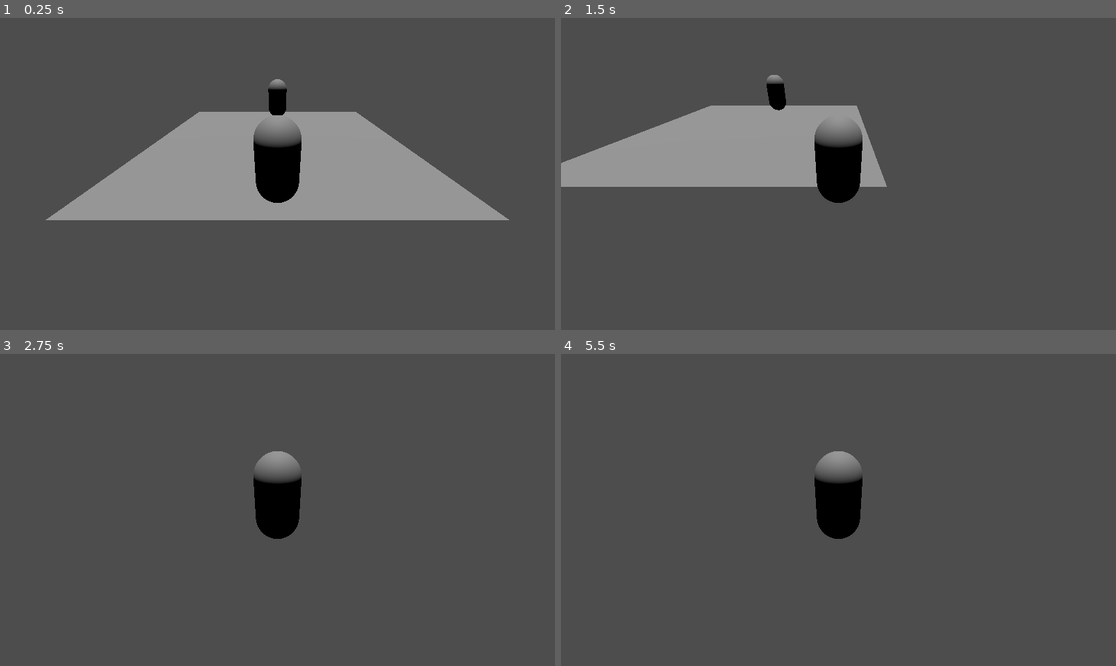
Above: before the commit, frames 1-4 (two rows, left to right).
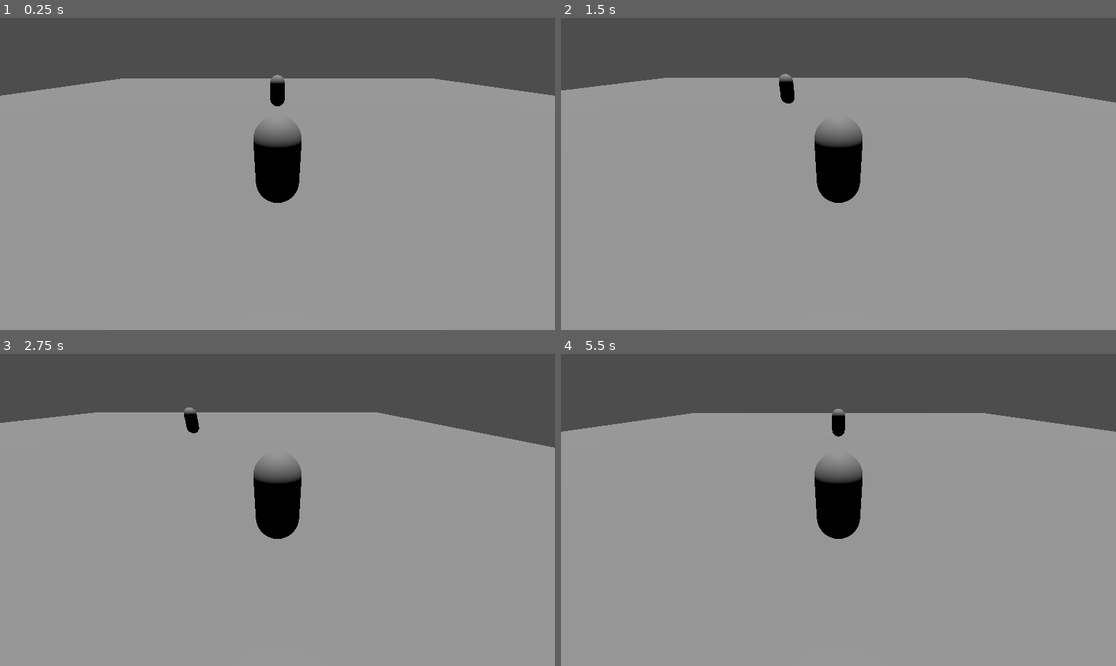
Above: after the commit, the same moments.

Repository: GCidon/ARPG
Game: Godot game, scene res://Scenes/world.tscn
Two runs of this game, one before a commit and one after it. Both use one fixed random seed, a clock stepped at 60 frames per second and the inputs below.
Inputs:
- Up to frame 1 (0.25 s): no input
- Up to frame 2 (1.5 s): tap Enter at 0.5 s; hold D (right) 0.53-1.28 s; hold S (down) from 1.28 s (still down)
- Up to frame 3 (2.75 s): release S (down) at 2.03 s; hold D (right) from 2.03 s (still down)
- Up to frame 4 (5.5 s): release D (right) at 2.78 s; hold W (up) 2.78-3.53 s; hold A (left) 3.53-5.03 s; hold S (down) from 5.03 s (still down)

The runs differ from the first frame. In frame 1, 60% of the frame differs, in the area x 0-100%, y 18-100%; in frame 2, 67%; in frame 3, 77%; in frame 4, 78%, in the area x 0-100%, y 17-100%.

Commit message:
Mejor herencia

Diff:
--- a/Scenes/Character/player.tscn
+++ b/Scenes/Character/player.tscn
@@ -6,9 +6,6 @@
 [sub_resource type="CapsuleShape3D" id="CapsuleShape3D_j7kxu"]
 
 [sub_resource type="CapsuleMesh" id="CapsuleMesh_ncbvj"]
-
-[sub_resource type="SphereShape3D" id="SphereShape3D_6lmxe"]
-radius = 5.0
 
 [node name="Player" type="Node3D"]
 
@@ -26,8 +23,3 @@
 
 [node name="CameraPOV" type="Camera3D" parent="CharacterBody3D/Mount"]
 transform = Transform3D(1, 0, 0, 0, 0.866026, 0.5, 0, -0.5, 0.866026, 0, 2, 4)
-
-[node name="DetectionArea" type="Area3D" parent="CharacterBody3D"]
-
-[node name="CollisionShape3D" type="CollisionShape3D" parent="CharacterBody3D/DetectionArea"]
-shape = SubResource("SphereShape3D_6lmxe")
--- a/Scenes/Enemy/enemy.tscn
+++ b/Scenes/Enemy/enemy.tscn
@@ -1,13 +1,10 @@
-[gd_scene load_steps=6 format=3 uid="uid://dfa4ufvkwxcby"]
+[gd_scene load_steps=5 format=3 uid="uid://dfa4ufvkwxcby"]
 
 [ext_resource type="Script" path="res://Scripts/Enemy/enemy.gd" id="1_fpsvg"]
 
 [sub_resource type="CapsuleMesh" id="CapsuleMesh_scdym"]
 
 [sub_resource type="CapsuleShape3D" id="CapsuleShape3D_uedc6"]
-
-[sub_resource type="SphereShape3D" id="SphereShape3D_0rvje"]
-radius = 5.0
 
 [sub_resource type="ImmediateMesh" id="ImmediateMesh_ljcfv"]
 
@@ -20,10 +17,5 @@
 [node name="CollisionShape3D" type="CollisionShape3D" parent="."]
 shape = SubResource("CapsuleShape3D_uedc6")
 
-[node name="DetectionArea" type="Area3D" parent="."]
-
-[node name="CollisionShape3D" type="CollisionShape3D" parent="DetectionArea"]
-shape = SubResource("SphereShape3D_0rvje")
-
 [node name="AttackLine" type="MeshInstance3D" parent="."]
 mesh = SubResource("ImmediateMesh_ljcfv")
--- a/Scenes/world.tscn
+++ b/Scenes/world.tscn
@@ -4,15 +4,15 @@
 [ext_resource type="PackedScene" uid="uid://dfa4ufvkwxcby" path="res://Scenes/Enemy/enemy.tscn" id="2_61yx3"]
 
 [sub_resource type="BoxShape3D" id="BoxShape3D_actvp"]
-size = Vector3(10, 0.1, 10)
+size = Vector3(50, 0.1, 50)
 
 [sub_resource type="PlaneMesh" id="PlaneMesh_m3524"]
-size = Vector2(10, 10)
+size = Vector2(50, 50)
 
 [node name="World" type="Node3D"]
 
 [node name="Player" parent="." instance=ExtResource("1_jfeem")]
-transform = Transform3D(1, 0, 0, 0, 1, 0, 0, 0, 1, 0, 1, 5)
+transform = Transform3D(1, 0, 0, 0, 1, 0, 0, 0, 1, 0, 1, 7.87531)
 
 [node name="RigidBody3D" type="RigidBody3D" parent="."]
 transform = Transform3D(1, 0, 0, 0, 1, 0, 0, 0, 1, 0, 0, 0.713108)
--- /dev/null
+++ b/Scripts/AttackCharacter.gd
@@ -0,0 +1 @@
+extends Character
--- a/Scripts/Character.gd
+++ b/Scripts/Character.gd
@@ -1,7 +1,7 @@
 class_name Character
 extends CharacterBody3D
 
-@onready var detection_area : Area3D = $DetectionArea
+var detection_area : Area3D
 
 var attack_line_mesh : MeshInstance3D
 var immediate_mesh : ImmediateMesh
@@ -11,6 +11,19 @@
 var target_position : Vector3 = Vector3.ZERO
 
 var line_color = Color.RED
+
+func _ready():
+	detection_area = Area3D.new()
+	var shape = CollisionShape3D.new()
+	var sphere : SphereShape3D = SphereShape3D.new()
+	sphere.radius = 5
+	shape.shape = sphere
+	detection_area.add_child(shape)
+	add_child(detection_area)
+	setup()
+
+func setup():
+	pass
 
 func _process(delta):
 	if body_detected != null:
--- a/Scripts/CharacterMove.gd
+++ b/Scripts/CharacterMove.gd
@@ -6,9 +6,12 @@
 
 var gravity = ProjectSettings.get_setting("physics/3d/default_gravity")
 
-func _ready():
+func setup():
 	detection_area.body_entered.connect(_on_detection_area_body_entered)
 	detection_area.body_exited.connect(_on_detection_area_body_exited)
+	var shape = detection_area.get_child(0) as CollisionShape3D
+	var sphere : SphereShape3D = shape.shape as SphereShape3D
+	sphere.radius = 8
 	line_color = Color.BLUE
 
 func _physics_process(delta):
--- a/Scripts/Enemy/enemy.gd
+++ b/Scripts/Enemy/enemy.gd
@@ -1,6 +1,6 @@
 class_name EnemyCharacter extends Character
 
-func _ready():
+func setup():
 	detection_area.body_entered.connect(_on_detection_area_body_entered)
 	detection_area.body_exited.connect(_on_detection_area_body_exited)
 
Not shown: 1 places in Scenes/Character/player.tscn that only renumber resources
